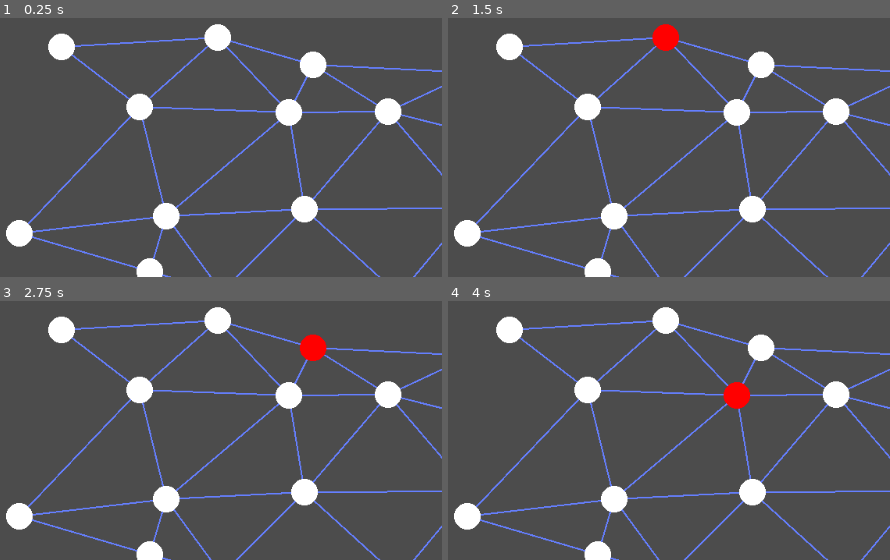
Above: before the commit, frames 1-4 (two rows, left to right).
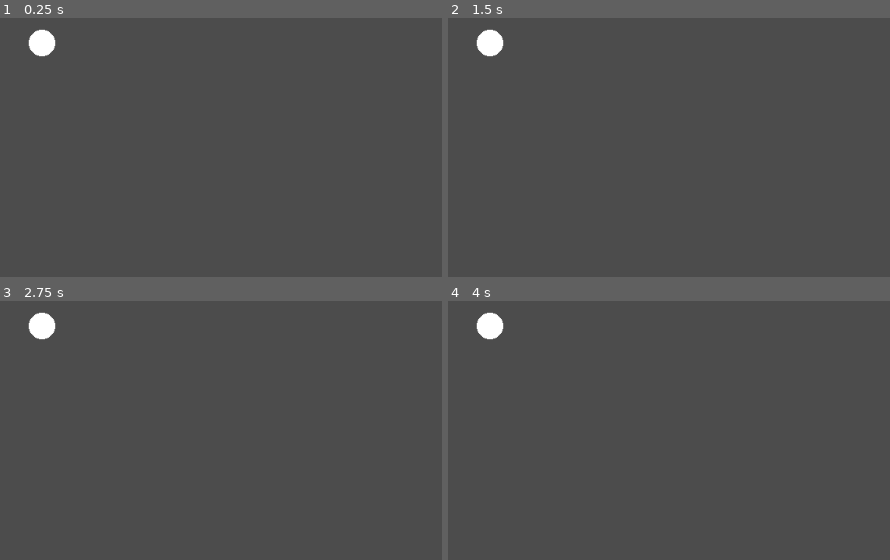
Above: after the commit, the same moments.

Repository: Drakosam/godot_game_1
Game: Godot game, scene res://World.tscn
Two runs of this game, one before a commit and one after it. Both use one fixed random seed, a clock stepped at 60 frames per second and the inputs below.
Inputs (mouse positions are in pixels of both pictures, inside the frame that each line leads up to):
- Up to frame 1 (0.25 s): no input
- Up to frame 2 (1.5 s): tap Enter at 0.5 s; move the mouse to (509, 46) at 0.52 s; click (509, 46) at 0.67 s; tap Space at 1.25 s; move the mouse to (664, 38) at 1.27 s; click (664, 38) at 1.42 s
- Up to frame 3 (2.75 s): tap Enter at 2 s; move the mouse to (313, 347) at 2.02 s; click (313, 347) at 2.17 s
- Up to frame 4 (4 s): tap Space at 2.75 s; move the mouse to (589, 389) at 2.77 s; click (589, 389) at 2.92 s; tap Enter at 3.5 s; move the mouse to (735, 394) at 3.52 s; click (735, 394) at 3.67 s

The runs differ from the first frame. In frame 1, 9.7% of the frame differs, in the area x 1-100%, y 2-100%; in frame 2, 9.7%; in frame 3, 9.7%; in frame 4, 9.7%.

Commit message:
-up system

Diff:
--- a/StarSystem.tscn
+++ b/StarSystem.tscn
@@ -5,7 +5,22 @@
 
 var system_name = \"no_name\"
 var is_selcted = false
+var is_active = false
 var rng = RandomNumberGenerator.new()
+
+var star_link_nw = null
+var star_link_ne = null
+var star_link_e = null
+var star_link_w = null
+var star_link_sw = null
+var star_link_se = null
+
+var star_system_nw = null
+var star_system_ne = null
+var star_system_e = null
+var star_system_w = null
+var star_system_sw = null
+var star_system_se = null
 
 var system_size = 17
 
@@ -16,12 +31,55 @@
 
 
 func _draw():
+	if not is_active:
+		draw_circle(Vector2(0,0),system_size,Color('#000000'))
+		return
+
 	if is_selcted:
 		draw_circle(Vector2(0,0),system_size,Color('#ff0000'))
 	else:
 		draw_circle(Vector2(0,0),system_size,Color('#ffffff'))
 
 
+func make_active():
+	is_active = true
+	visible = true
+
+	print(star_system_e,star_system_w)
+
+	if star_system_nw and star_system_nw.is_active:
+		star_link_nw.visible = true
+
+	if star_system_ne and star_system_ne.is_active:
+		star_link_ne.visible = true
+
+	if star_system_e and star_system_e.is_active:
+		star_link_e.visible = true
+
+	if star_system_w and star_system_w.is_active:
+		star_link_w.visible = true
+
+	if star_system_se and star_system_se.is_active:
+		star_link_se.visible = true
+
+	if star_system_sw and star_system_sw.is_active:
+		star_link_sw.visible = true
+	update()
+
+func make_not_active():
+	visible = false
+	if star_link_nw:
+		star_link_nw.visible = false
+	if star_link_ne:
+		star_link_ne.visible = false
+	if star_link_e:
+		star_link_e.visible = false
+	if star_link_w:
+		star_link_w.visible = false
+	if star_link_se:
+		star_link_se.visible = false
+	if star_link_sw:
+		star_link_sw.visible = false
 
 func deselect_system():
 		is_selcted = false
--- a/World.tscn
+++ b/World.tscn
@@ -14,9 +14,16 @@
 var dist_y = 50
 var base_dist = 15
 
+var board_size_x = 50;
+var board_size_y = 50
+
 
 func _ready():
-	create_board(50,50)
+	create_board(board_size_x,board_size_y)
+
+	var start_system = star_systems_grid[floor(board_size_y/2) ][floor(board_size_x/2)]
+	start_system.make_active()
+	$Camera2D.position = start_system.position
 
 
 func clear_system_selected():
@@ -33,7 +40,6 @@
 			new_system.position = Vector2(base_dist+x*dist_x*2 +dist_x*(y%2),base_dist+y*dist_y*2)
 			new_system.connect('clear_selected',self,'clear_system_selected')
 
-			new_system.randomize_posytion(dist_x,dist_y)
 			system_line.append(new_system)
 			system_list.append(new_system)
 
@@ -41,6 +47,7 @@
 
 	update_star_links()
 	for system in system_list:
+		system.make_not_active()
 		add_child(system)
 
 
@@ -48,13 +55,37 @@
 	for pos_y in len(star_systems_grid):
 		for pos_x in len(star_systems_grid[pos_y]) -1:
 			var s_link = StarLink.instance()
-			s_link.set_link(star_systems_grid[pos_y][pos_x],star_systems_grid[pos_y][pos_x+1])
+			var s_sys = star_systems_grid[pos_y][pos_x]
+			var e_sys = star_systems_grid[pos_y][pos_x+1]
+
+			s_link.set_link(s_sys, e_sys)
+
+			s_sys.star_link_e =s_link
+			e_sys.star_link_w = s_link
+
+			s_sys.star_system_e = e_sys
+			e_sys.star_system_w= s_sys
+
 			add_child(s_link)
 
 	for pos_y in range(1,len(star_systems_grid)) :
 		for pos_x in len(star_systems_grid[pos_y]):
 			var s_link = StarLink.instance()
+
+
 			s_link.set_link(star_systems_grid[pos_y][pos_x],star_systems_grid[pos_y-1][pos_x])
+			if pos_y % 2 == 1:
+				star_systems_grid[pos_y-1][pos_x].star_link_se = s_link
+				star_systems_grid[pos_y][pos_x].star_link_nw =s_link
+
+				star_systems_grid[pos_y][pos_x].star_system_nw = star_systems_grid[pos_y-1][pos_x]
+				star_systems_grid[pos_y-1][pos_x].star_system_se = star_systems_grid[pos_y][pos_x]
+			else:
+				star_systems_grid[pos_y-1][pos_x].star_link_sw = s_link
+				star_systems_grid[pos_y][pos_x].star_link_ne =s_link
+
+				star_systems_grid[pos_y][pos_x].star_system_ne = star_systems_grid[pos_y-1][pos_x]
+				star_systems_grid[pos_y-1][pos_x].star_system_sw = star_systems_grid[pos_y][pos_x]
 			add_child(s_link)
 
 	for pos_y in range(1,len(star_systems_grid)) :
@@ -62,6 +93,13 @@
 			if pos_y % 2 == 1:
 				var s_link = StarLink.instance()
 				s_link.set_link(star_systems_grid[pos_y][pos_x],star_systems_grid[pos_y-1][pos_x+1])
+
+				star_systems_grid[pos_y][pos_x].star_link_ne =s_link
+				star_systems_grid[pos_y-1][pos_x+1].star_link_sw = s_link
+
+				star_systems_grid[pos_y][pos_x].star_system_ne = star_systems_grid[pos_y-1][pos_x+1]
+				star_systems_grid[pos_y-1][pos_x+1].star_system_sw = star_systems_grid[pos_y][pos_x]
+
 				add_child(s_link)
 
 	for pos_y in range(1,len(star_systems_grid)) :
@@ -69,6 +107,12 @@
 			if pos_y % 2 == 0:
 				var s_link = StarLink.instance()
 				s_link.set_link(star_systems_grid[pos_y][pos_x],star_systems_grid[pos_y-1][pos_x-1])
+
+				star_systems_grid[pos_y][pos_x].star_link_nw =s_link
+				star_systems_grid[pos_y-1][pos_x-1].star_link_se = s_link
+
+				star_systems_grid[pos_y][pos_x].star_system_nw = star_systems_grid[pos_y-1][pos_x-1]
+				star_systems_grid[pos_y-1][pos_x-1].star_system_se = star_systems_grid[pos_y][pos_x]
 				add_child(s_link)
 
 "
